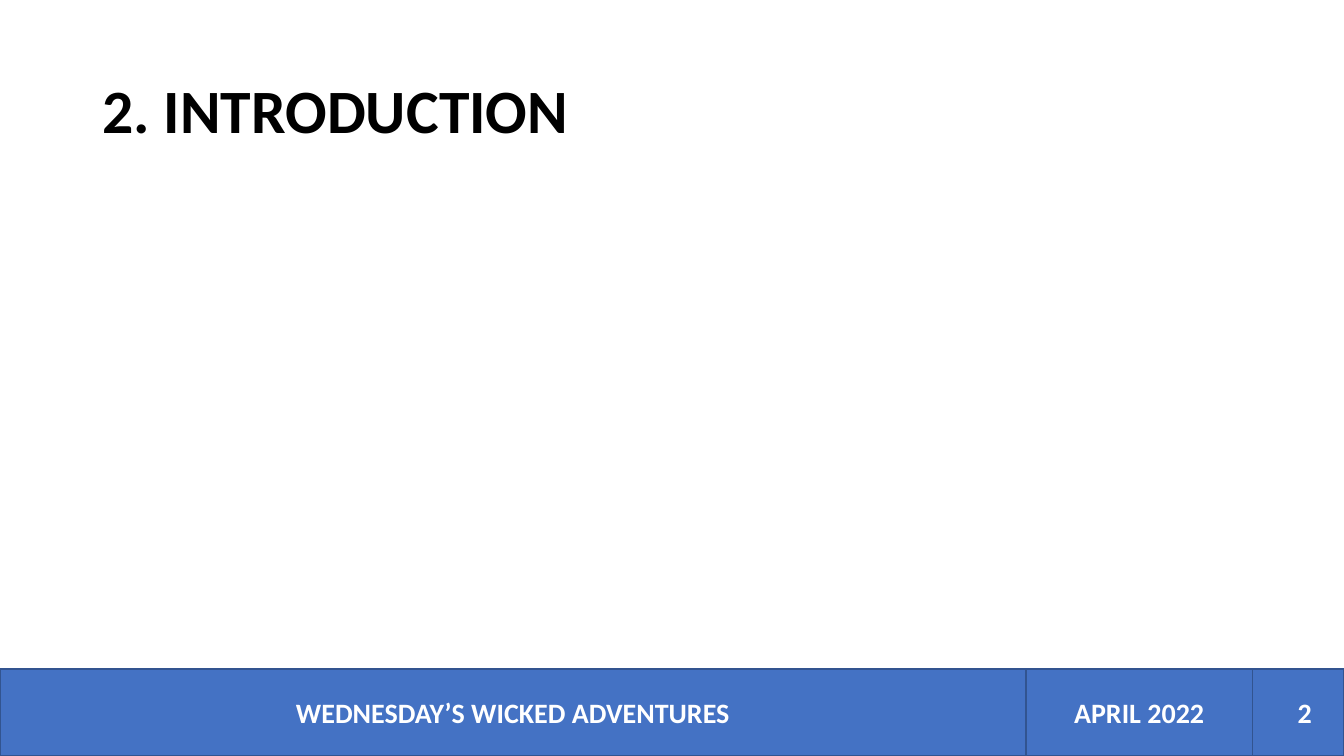
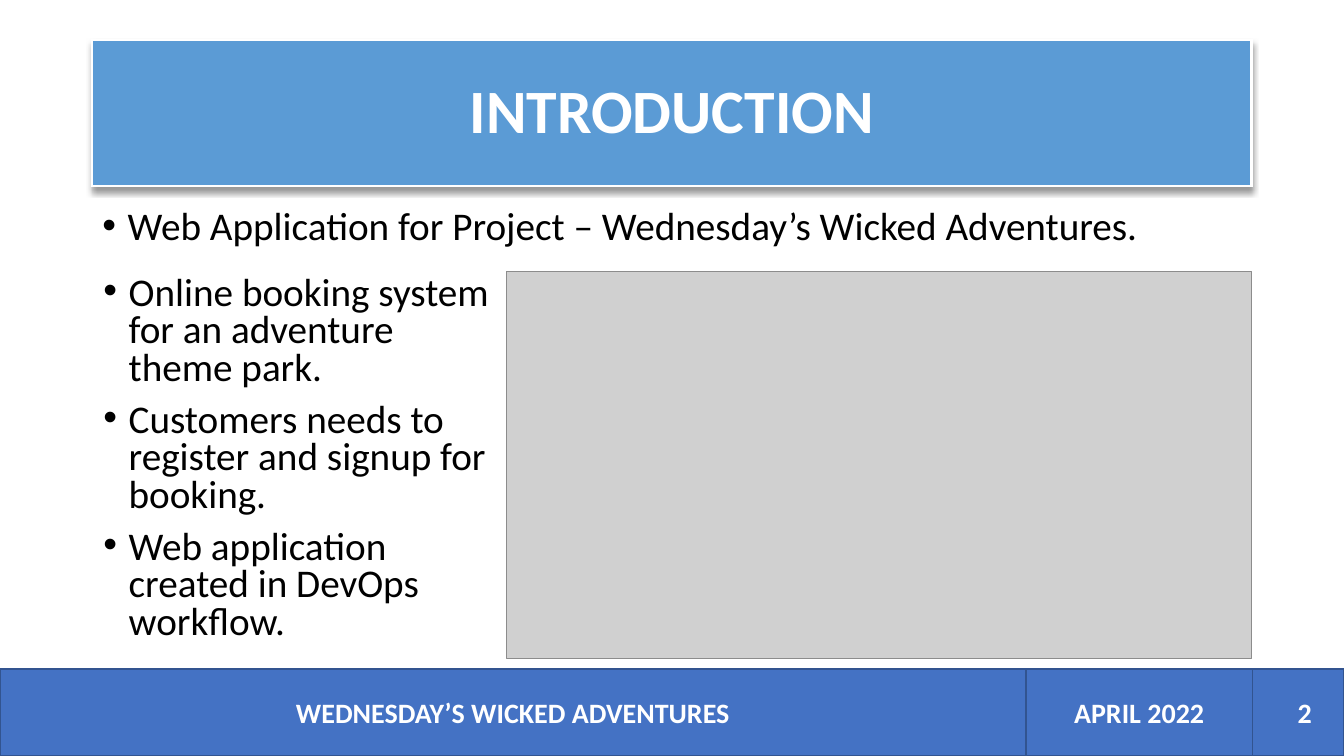
Before and after one commit to devopslecturer/awmsc2022, a slide deck: slide 2 of Wicked Adventures.pptx. Drawn at 1344x756 pixels with LibreOffice and Linux fonts; fonts in the diff are those of the drawing; grey boxes stand for pictures. Boxes give left, top, right and bottom in pixels: in the first picture for what was removed or moved away, otherwise in the second. Text is boxed around its words. In the diff, an @@ line names an element or a change of style, - is before the commit and + after.

Commit message:
Updated presentation with Introduction page

```diff
--- a/Wicked Adventures.pptx
+++ b/Wicked Adventures.pptx
@@ title "INTRODUCTION": place and size @@
-title "INTRODUCTION" at (102,92,568,134)
+title "INTRODUCTION" at (93,40,1252,187)
@@ title "INTRODUCTION" at (93,40,1252,187): fill none to #5B9BD5; outline none to #FFFFFF 1.5 pt; shadow on @@
@@ title at (470,92,874,134): text changed; text colour #000000 to #FFFFFF @@
-2. INTRODUCTION
+INTRODUCTION
@@ text added at (128,212,1138,247), 28 pt, text #000000 @@
+• Web Application for Project – Wednesday’s Wicked Adventures.
@@ text added at (129,278,488,636), 28 pt, text #000000 @@
+• Online booking system for an adventure theme park.
+• Customers needs to register and signup for booking.
+• Web application created in DevOps workflow.
@@ picture added at (507,271,1252,658) @@
```
Also in this commit, not shown: 4 other slides changed.
